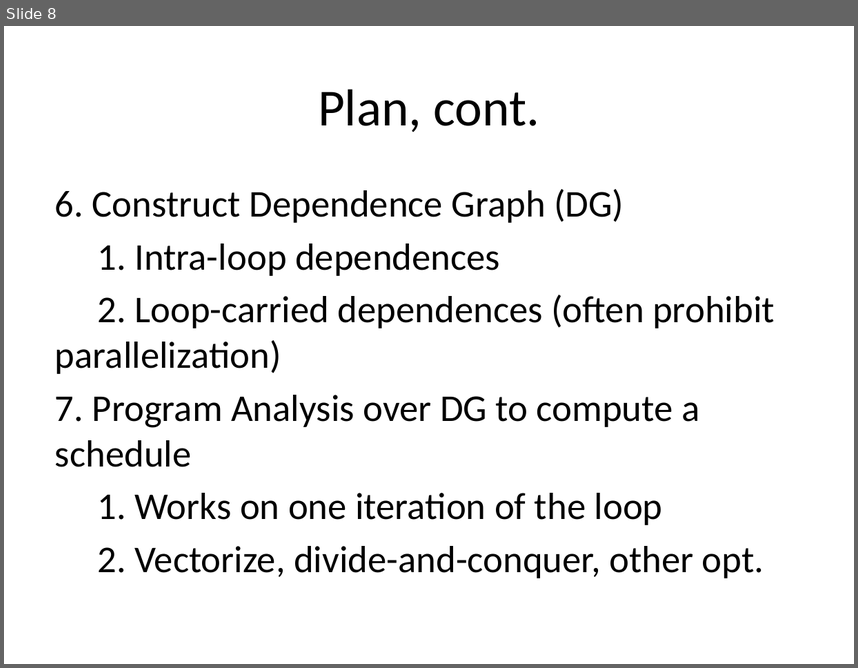
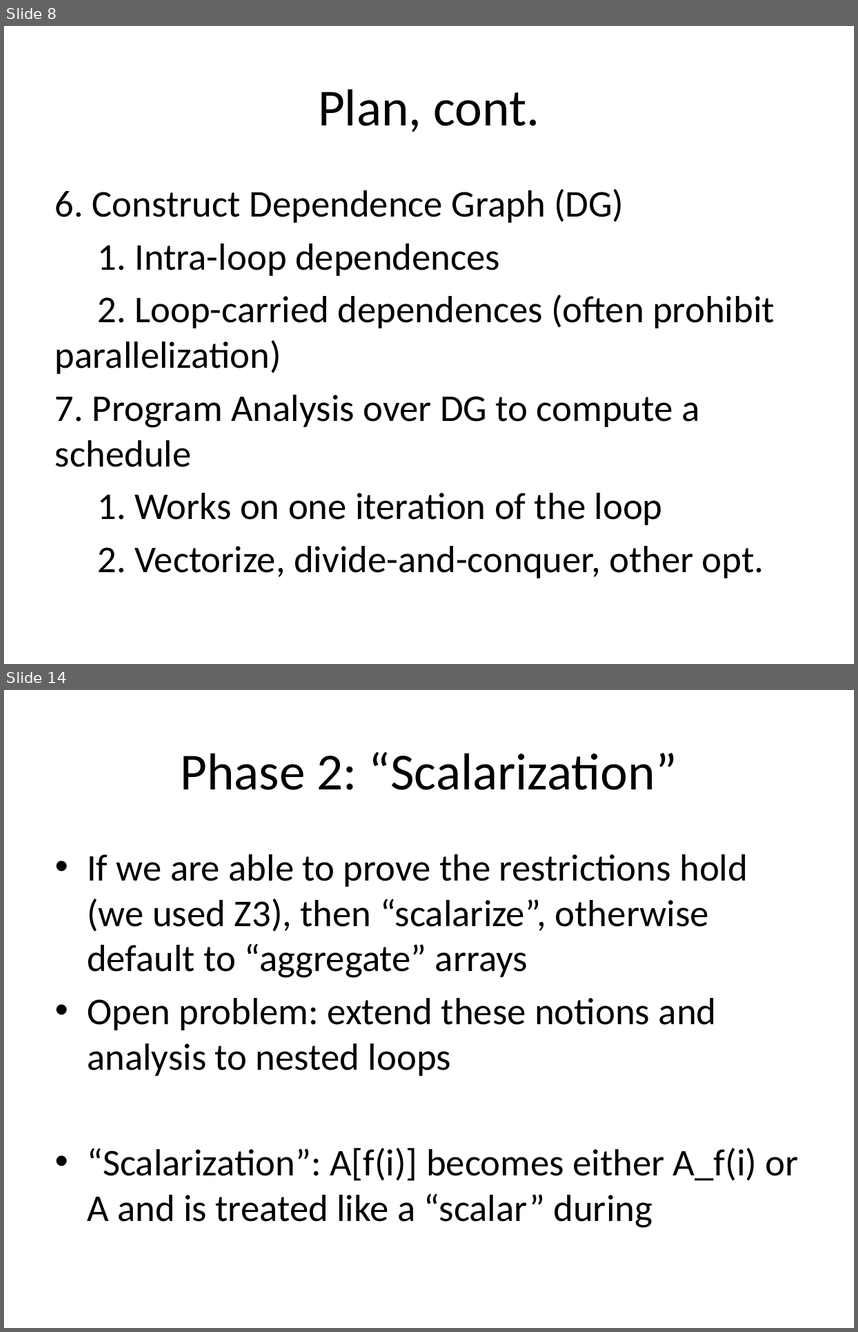
Before and after one commit to milana2/ParallelizationForMPC, a slide deck: MPC_Compiler_Misc_Notes.pptx. Shown one above the other, each under a label of ours: slide 8 before the commit, slides 8 and 14 after it; the slides between them are not shown. The pictures are 858x668 and 858x1332 pixels, drawn with LibreOffice and Linux fonts; fonts in the diff are those of the drawing. Boxes give left, top, right and bottom in pixels: in the first picture for what was removed or moved away, otherwise in the second. Text is boxed around its words. In the diff, an @@ line names an element or a change of style, - is before the commit and + after.

Commit message:
More detail on the analysis phases.

```diff
--- a/MPC_Compiler_Misc_Notes.pptx
+++ b/MPC_Compiler_Misc_Notes.pptx
@@ slide 14 added at <box>4,690,854,1328</box>, background #FFFFFF @@
@@ title added at <box>180,752,677,790</box>, 44 pt, text #000000 @@
+Phase 2: “Scalarization”
@@ text added at <box>87,854,799,1228</box>, 32 pt, text #000000 @@
+• If we are able to prove the restrictions hold (we used Z3), then “scalarize”, otherwise default to “aggregate” arrays
+• Open problem: extend these notions and analysis to nested loops
+• “Scalarization”: A[f(i)] becomes either A_f(i) or A and is treated like a “scalar” during
```
Also in this commit, not shown: 2 slides changed, 12 other slides added.
